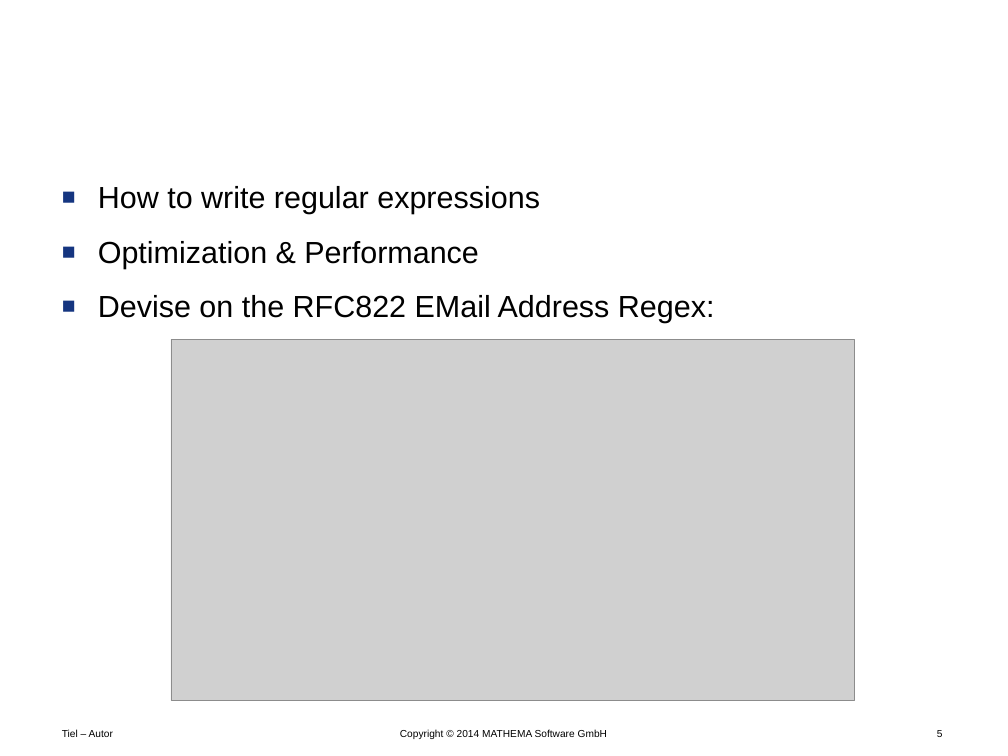
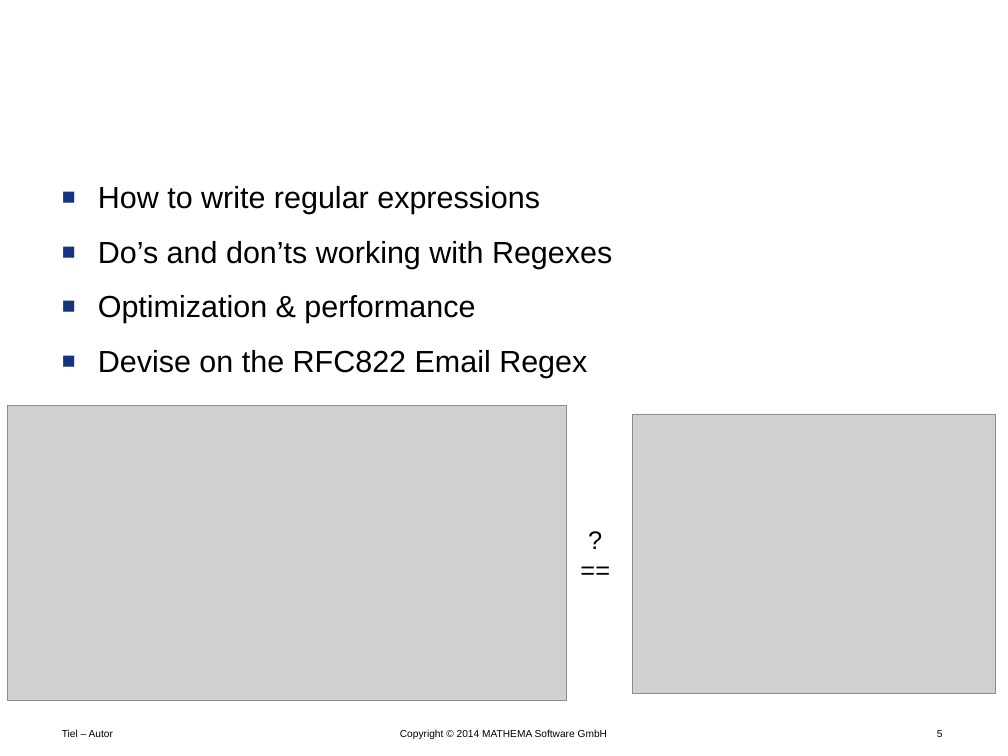
Before and after one commit to Timothep/Talk.LostInTranslation, a slide deck: slide 5 of LostInTranslation.pptx. Drawn at 1008x756 pixels with LibreOffice and Linux fonts; fonts in the diff are those of the drawing; grey boxes stand for pictures; background and template pictures are left out. Boxes give left, top, right and bottom in pixels: in the first picture for what was removed or moved away, otherwise in the second. Text is boxed around its words. In the diff, an @@ line names an element or a change of style, - is before the commit and + after.

```diff
--- a/LostInTranslation.pptx
+++ b/LostInTranslation.pptx
@@ text at box(98, 241, 612, 378): text changed @@
-■ Optimization & Performance
-■ Devise on the RFC822 EMail Address Regex:
+■ Do’s and don’ts working with Regexes
+■ Optimization & performance
+■ Devise on the RFC822 Email Regex
@@ picture: place and size @@
-picture at box(171, 339, 854, 701)
+picture at box(8, 405, 566, 701)
@@ picture added at box(632, 414, 995, 694) @@
@@ text added at box(571, 520, 619, 590), 20 pt, text #000000 @@
+?
+==
```
Also in this commit, not shown: 6 other slides changed, 11 slides added, 1 slide removed.
